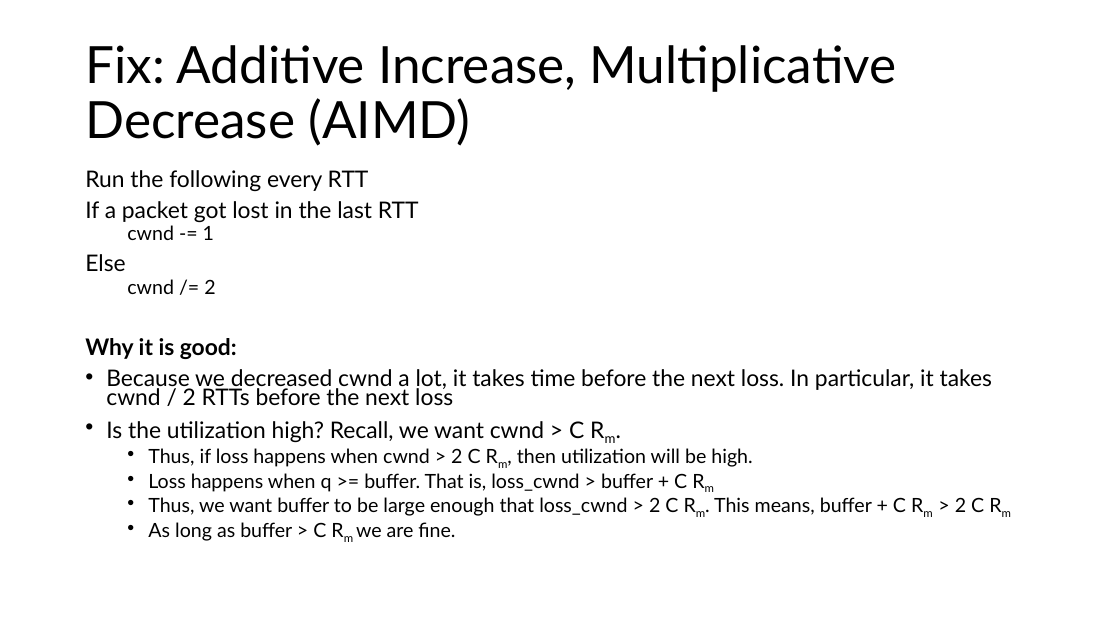
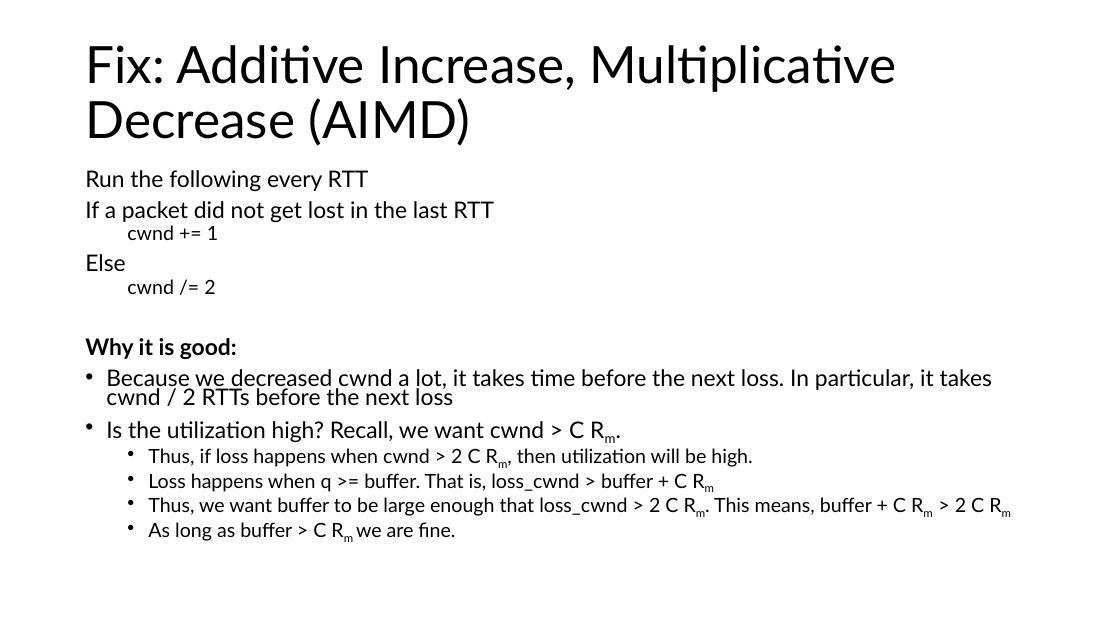
Before and after one commit to venkatarun95/mit_page, a slide deck: slide 20 of f24/assets/slides/lec15-congestion-control-1.pptx (slide 19 before the commit). Drawn at 1120x630 pixels with LibreOffice and Linux fonts; fonts in the diff are those of the drawing. Boxes give left, top, right and bottom in pixels: in the first picture for what was removed or moved away, otherwise in the second. Text is boxed around its words. In the diff, an @@ line names an element or a change of style, - is before the commit and + after.

```diff
--- a/f24/assets/slides/lec15-congestion-control-1.pptx
+++ b/f24/assets/slides/lec15-congestion-control-1.pptx
@@ text at (85,201,494,240): text changed @@
-If a packet got lost in the last RTT
-  cwnd -= 1
+If a packet did not get lost in the last RTT
+  cwnd += 1
```
Also in this commit, not shown: 1 slide added, 1 other file.
